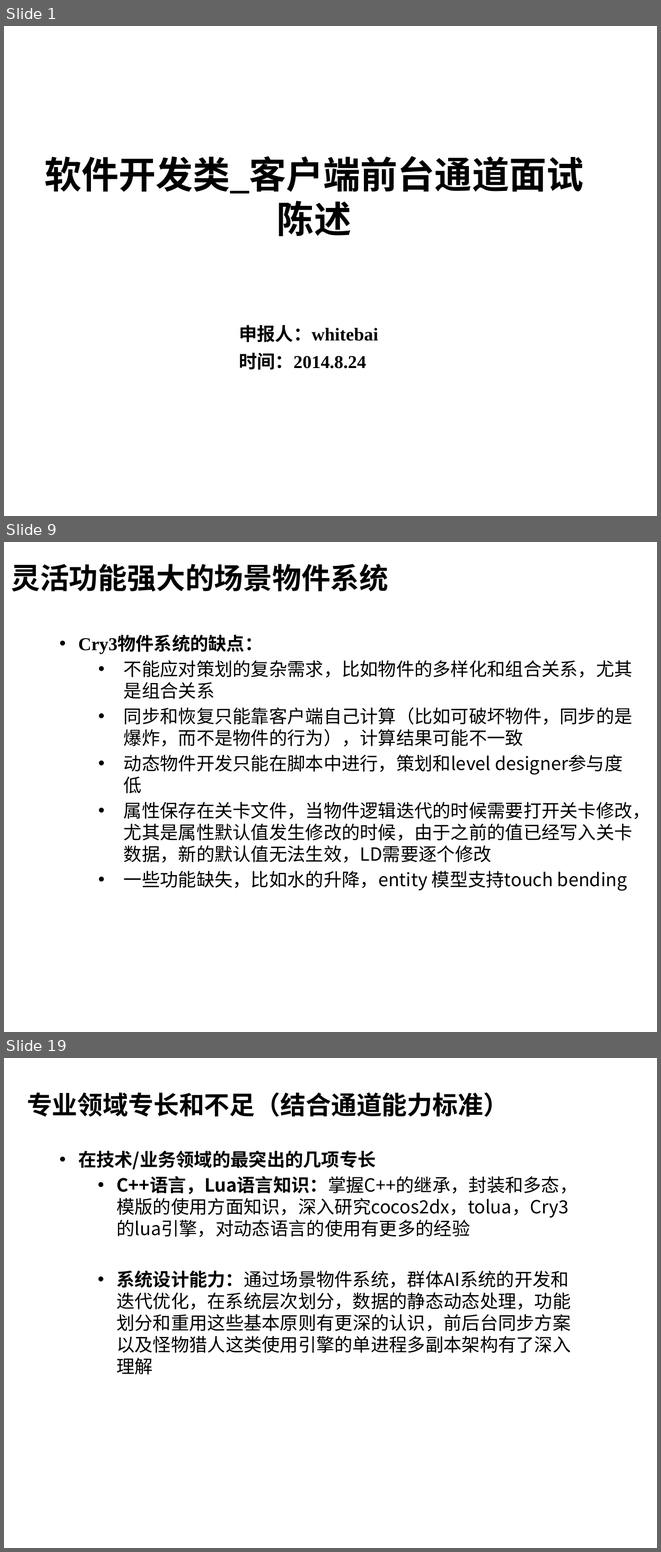
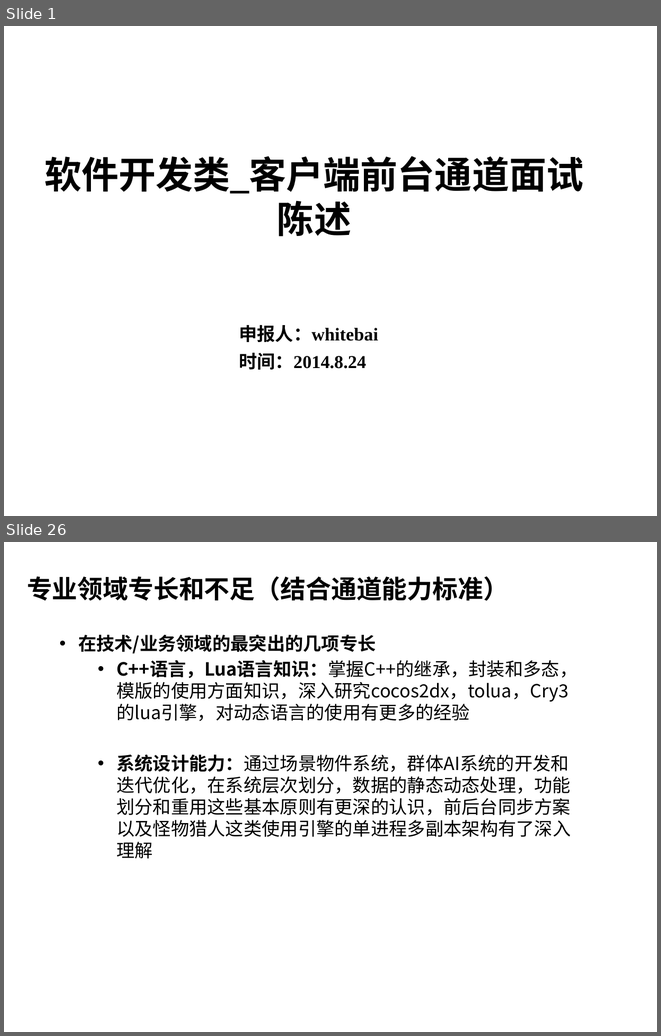
Before and after one commit to henryfung01/StreetFighter, a slide deck: Doc/whitebai.pptx. Shown one above the other, each under a label of ours: slides 1, 9 and 19 before the commit, slides 1 and 26 after it; the slides between them are not shown. The pictures are 661x1552 and 661x1036 pixels, drawn with LibreOffice and Linux fonts; fonts in the diff are those of the drawing; background and template pictures are left out. Boxes give left, top, right and bottom in pixels: in the first picture for what was removed or moved away, otherwise in the second. Text is boxed around its words. In the diff, an @@ line names an element or a change of style, - is before the commit and + after.

```diff
--- a/Doc/whitebai.pptx
+++ b/Doc/whitebai.pptx
@@ slide 9 removed at box(4, 542, 657, 1032), background picture (left out) @@
@@ title removed at box(11, 564, 388, 592) @@
-灵活功能强大的场景物件系统
@@ text removed at box(78, 636, 651, 891) @@
-• Cry3物件系统的缺点：
-  • 不能应对策划的复杂需求，比如物件的多样化和组合关系，尤其是组合关系
-  • 同步和恢复只能靠客户端自己计算（比如可破坏物件，同步的是爆炸，而不是物件的行为），计算结果可能不一致
-  • 动态物件开发只能在脚本中进行，策划和level designer参与度低
-  • 属性保存在关卡文件，当物件逻辑迭代的时候需要打开关卡修改，尤其是属性默认值发生修改的时候，由于之前的值已经写入关卡数据，新的默认值无法生效，LD需要逐个修改
-  • 一些功能缺失，比如水的升降，entity 模型支持touch bending
@@ what was slide 19 is now slide 26 @@
```
Also in this commit, not shown: 11 slides changed, 14 slides added, 6 other slides removed, 7 other files.
